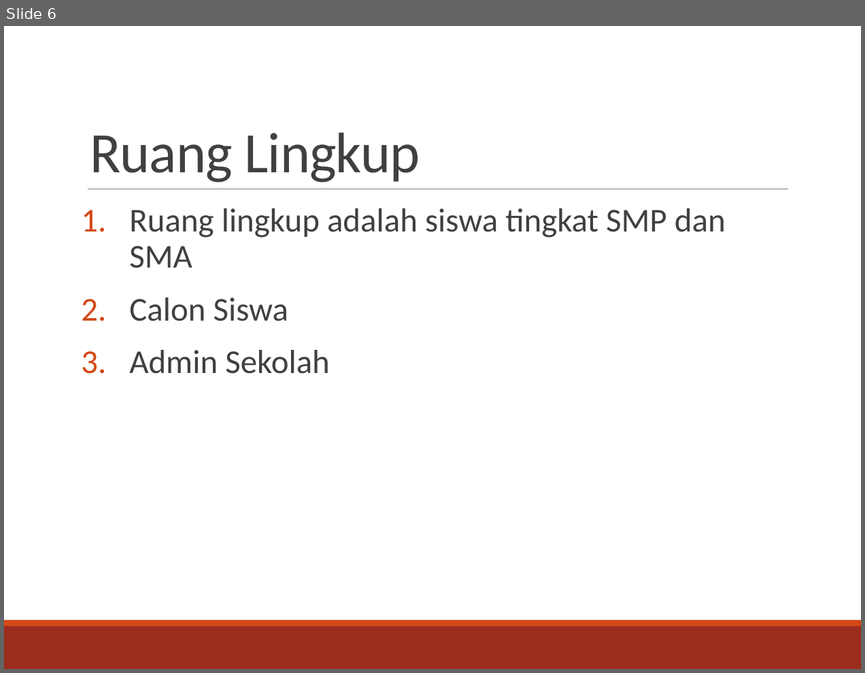
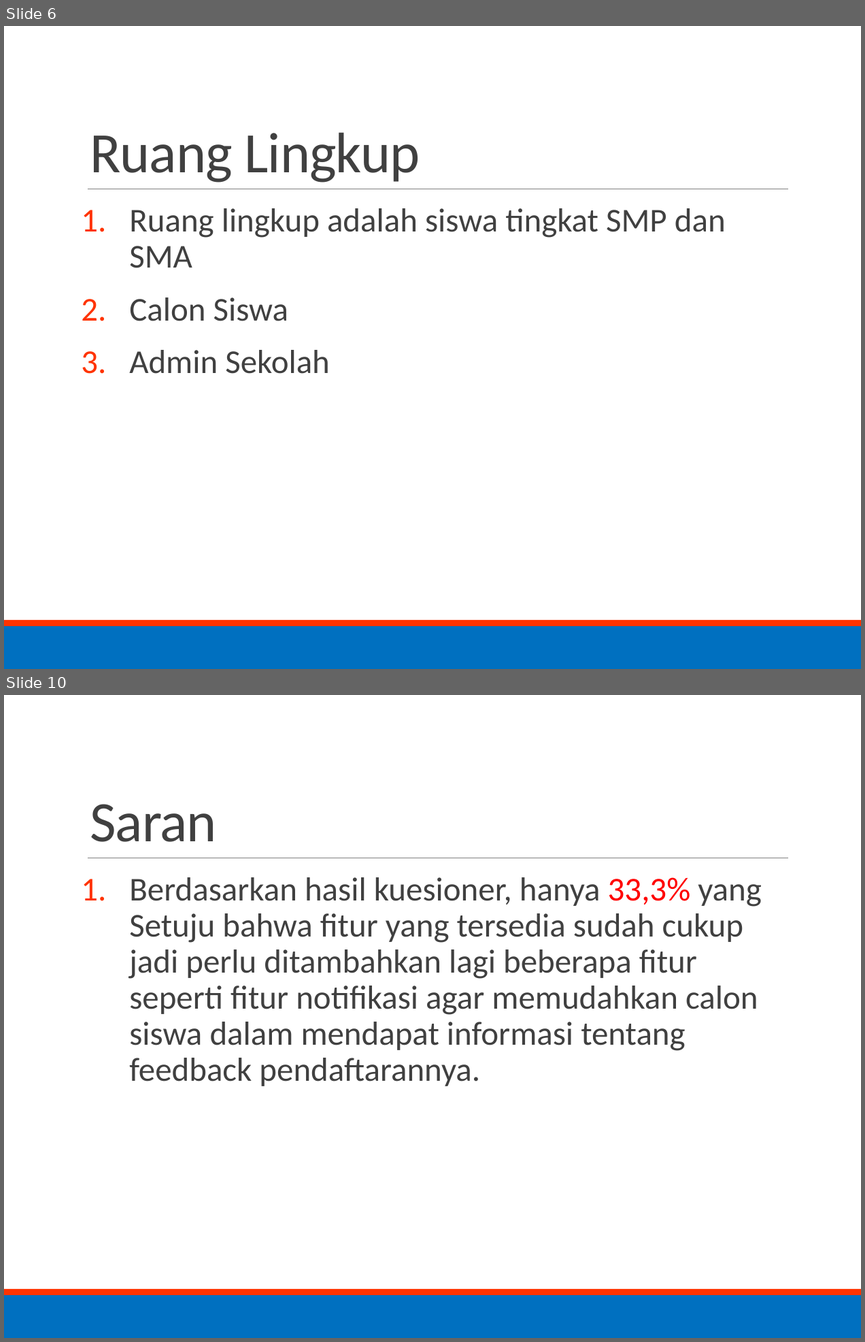
Before and after one commit to lastfantasy/tmr, a slide deck: TA final/TA PRESENTASI.pptx. Shown one above the other, each under a label of ours: slide 6 before the commit, slides 6 and 10 after it; the slides between them are not shown. The pictures are 865x673 and 865x1342 pixels, drawn with LibreOffice and Linux fonts; fonts in the diff are those of the drawing. Boxes give left, top, right and bottom in pixels: in the first picture for what was removed or moved away, otherwise in the second. Text is boxed around its words. In the diff, an @@ line names an element or a change of style, - is before the commit and + after.

```diff
--- a/TA final/TA PRESENTASI.pptx
+++ b/TA final/TA PRESENTASI.pptx
@@ slide 10 added at [4, 695, 861, 1338], background #FFFFFF; not listed: 3 template elements that a slide beside it also shows @@
@@ title added at [90, 804, 217, 842], 48 pt, text #404040 @@
+Saran
@@ text added at [129, 877, 762, 1086], 28 pt, text #404040 @@
+1. Berdasarkan hasil kuesioner, hanya 33,3% yang Setuju bahwa fitur yang tersedia sudah cukup jadi perlu ditambahkan lagi beberapa fitur seperti fitur notifikasi agar memudahkan calon siswa dalam mendapat informasi tentang feedback pendaftarannya.
@@ slide 6 changed as well @@
@@ text "Ruang lingkup adalah siswa tingkat ..." at [129, 208, 725, 373]: bullet colour #D34817 to #FF3300 @@
@@ rectangle at [4, 626, 861, 669]: fill #9B2D1F to #0070C0 @@
@@ rectangle at [4, 620, 861, 626]: fill #D34817 to #FF3300 @@
```
Also in this commit, not shown: 5 other slides changed, 5 other slides added.
